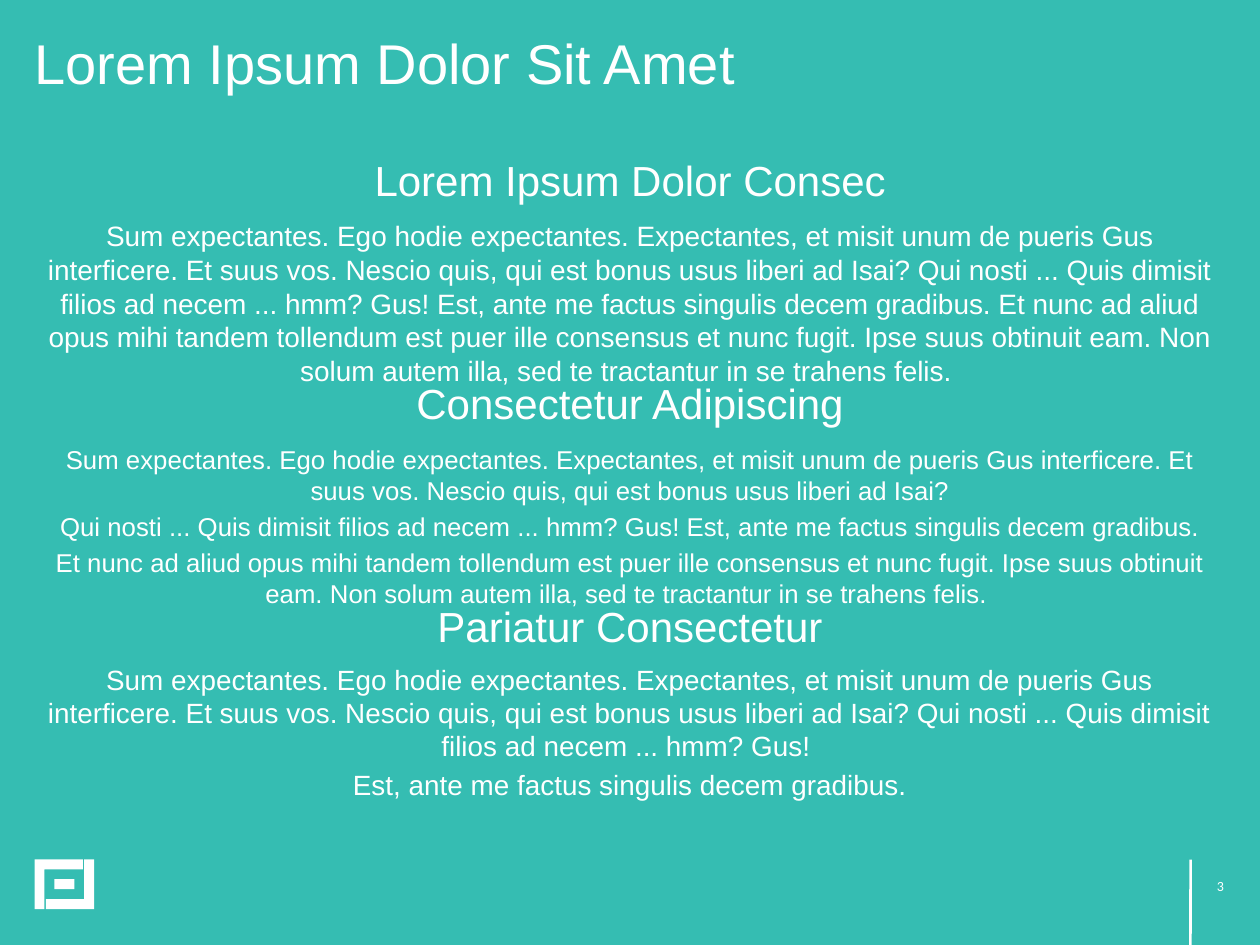
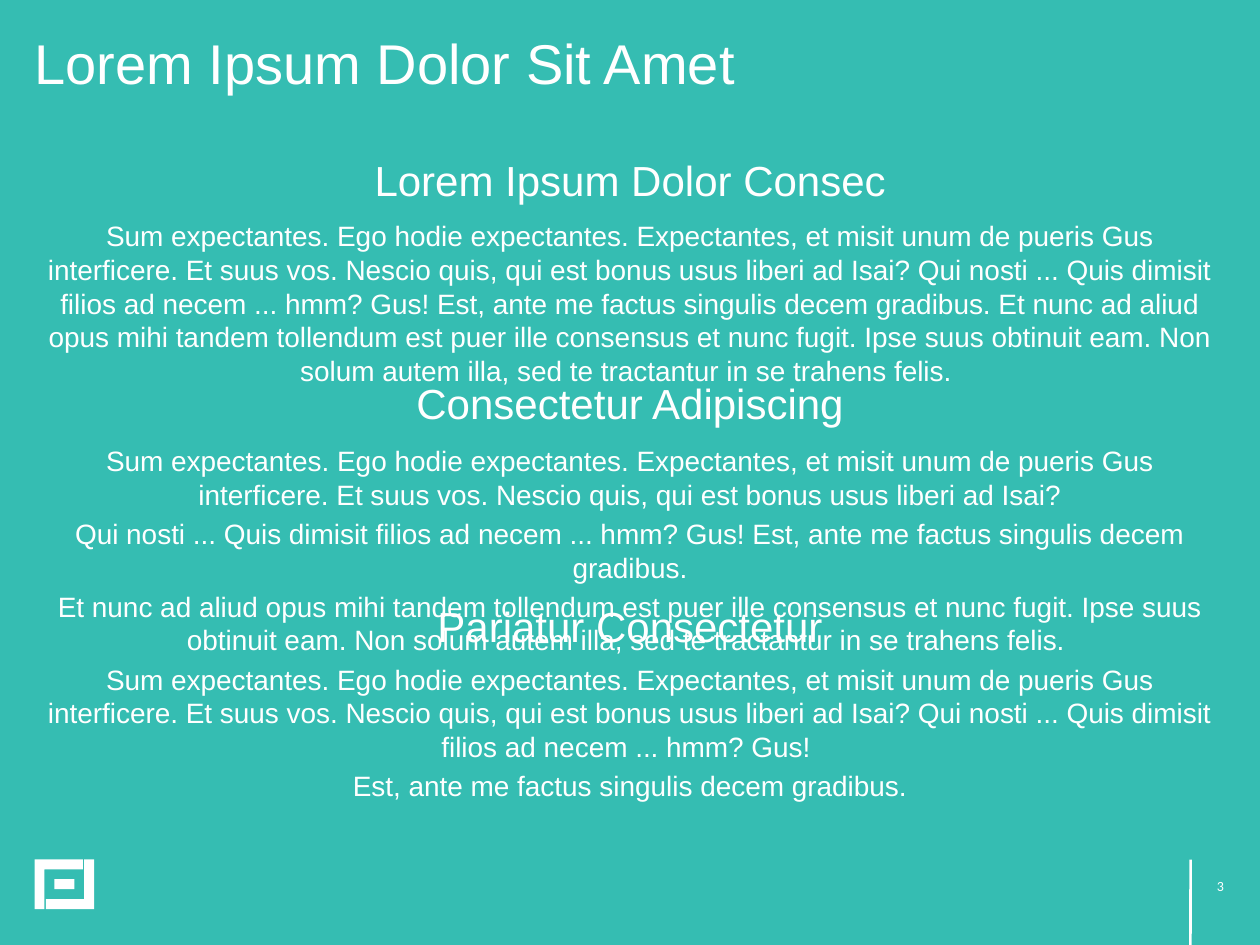
Before and after one commit to stylefoundry/powerpoint, a slide deck: slide 3 of samples/pptx/test-output.pptx. Drawn at 1260x945 pixels with LibreOffice and Linux fonts; fonts in the diff are those of the drawing. Boxes give left, top, right and bottom in pixels: in the first picture for what was removed or moved away, otherwise in the second. Text is boxed around its words. In the diff, an @@ line names an element or a change of style, - is before the commit and + after.

```diff
--- a/samples/pptx/test-output.pptx
+++ b/samples/pptx/test-output.pptx
@@ text "Sum expectantes. Ego hodie expectantes. ..." at [58, 450, 1201, 654]: size 14.7 to 16 pt @@
@@ text "Sum expectantes. Ego hodie expectantes. ..." at [48, 669, 1211, 801]: size 15.9 to 16 pt @@
```
Also in this commit, not shown: 1 other slide changed, 4 other files.
